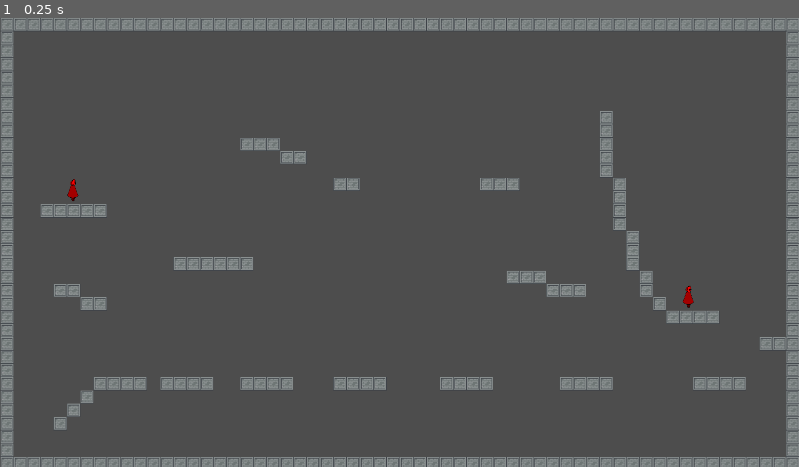
Above: before the commit, frame 1.
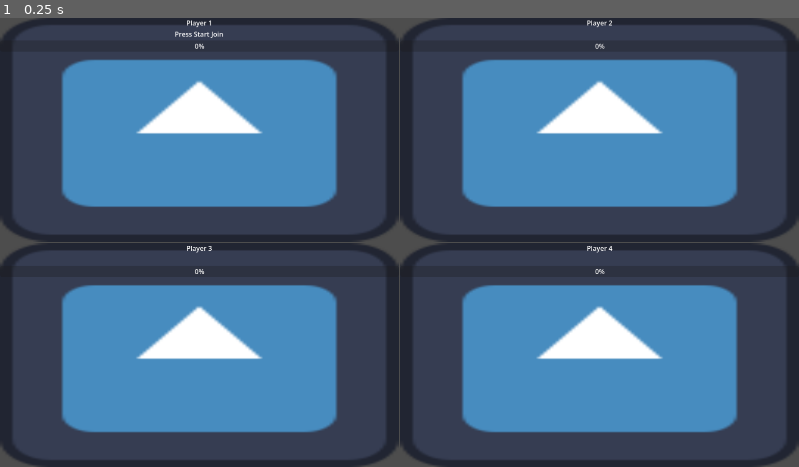
Above: after the commit, the same moment.

Repository: ozwi14/Wizard-Brawler
Game: Godot game, scene res://Levels/PlayerJoinMenu.tscn
Two runs of this game, one before a commit and one after it. Both use one fixed random seed, a clock stepped at 60 frames per second and the inputs below. Before the commit the project starts from res://Levels/Andrew Collison test level.tscn. The engine's default icon, where the game draws it, is replaced by a stand-in: a white triangle on a blue panel in a dark square.
Inputs:
- Up to frame 1 (0.25 s): no input

The runs differ from the first frame. In frame 1, 66% of the frame differs, in the area x 0-100%, y 0-100%.

Commit message:
feat: flow spell section data from menu to player

Diff:
--- a/Levels/UI/SpellSelectionBox.tscn
+++ b/Levels/UI/SpellSelectionBox.tscn
@@ -3,6 +3,15 @@
 [ext_resource type="Script" uid="uid://dbgo8ijdrqhr3" path="res://Levels/UI/spell_selection_box.gd" id="1_sdnrq"]
 
 [sub_resource type="ImageTexture" id="ImageTexture_sdnrq"]
+
+[sub_resource type="LabelSettings" id="LabelSettings_sdnrq"]
+font_color = Color(0, 0, 0, 1)
+
+[sub_resource type="LabelSettings" id="LabelSettings_3bkdw"]
+font_color = Color(0, 0, 0, 1)
+
+[sub_resource type="LabelSettings" id="LabelSettings_al67u"]
+font_color = Color(0, 0, 0, 1)
 
 [node name="SpellSelectionBox" type="Control" unique_id=1594973397]
 layout_mode = 3
@@ -52,6 +61,17 @@
 size_flags_vertical = 3
 texture = SubResource("ImageTexture_sdnrq")
 
+[node name="Label" type="Label" parent="VBoxContainer/Top Mask Box/Middle Image/ColorRect" unique_id=960884252]
+layout_mode = 1
+anchors_preset = 5
+anchor_left = 0.5
+anchor_right = 0.5
+offset_left = -0.5
+offset_right = 0.5
+offset_bottom = 23.0
+grow_horizontal = 2
+label_settings = SubResource("LabelSettings_sdnrq")
+
 [node name="Right Arrow" type="VBoxContainer" parent="VBoxContainer/Top Mask Box" unique_id=679417426]
 layout_mode = 2
 size_flags_horizontal = 3
@@ -90,6 +110,17 @@
 grow_vertical = 2
 size_flags_vertical = 3
 texture = SubResource("ImageTexture_sdnrq")
+
+[node name="Label" type="Label" parent="VBoxContainer/Middle Mask Box/Middle Image/ColorRect" unique_id=1528120095]
+layout_mode = 1
+anchors_preset = 5
+anchor_left = 0.5
+anchor_right = 0.5
+offset_left = -0.5
+offset_right = 0.5
+offset_bottom = 23.0
+grow_horizontal = 2
+label_settings = SubResource("LabelSettings_3bkdw")
 
 [node name="Right Arrow" type="VBoxContainer" parent="VBoxContainer/Middle Mask Box" unique_id=28826573]
 layout_mode = 2
@@ -130,6 +161,17 @@
 size_flags_vertical = 3
 texture = SubResource("ImageTexture_sdnrq")
 
+[node name="Label" type="Label" parent="VBoxContainer/Bottom Mask Box/Middle Image/ColorRect" unique_id=704173701]
+layout_mode = 1
+anchors_preset = 5
+anchor_left = 0.5
+anchor_right = 0.5
+offset_left = -0.5
+offset_right = 0.5
+offset_bottom = 23.0
+grow_horizontal = 2
+label_settings = SubResource("LabelSettings_al67u")
+
 [node name="Right Arrow" type="VBoxContainer" parent="VBoxContainer/Bottom Mask Box" unique_id=1796600480]
 layout_mode = 2
 size_flags_horizontal = 3
--- a/Levels/UI/player_selection_box.gd
+++ b/Levels/UI/player_selection_box.gd
@@ -16,6 +16,9 @@
 @onready var spell_selection_box: SpellSelectionBox = $"VBoxContainer/Mask Selection Outer Box/SpellSelectionBox"
 
 var ready_time_held : float = 0.0
+
+func get_player_spells() -> Array[SpellItemData]:
+	return spell_selection_box.get_spells()
 
 func _ready() -> void:
 	spell_selection_box.visible = false
--- a/Levels/UI/spell_selection_box.gd
+++ b/Levels/UI/spell_selection_box.gd
@@ -10,12 +10,21 @@
 
 @onready var top_color_rect: ColorRect = $"VBoxContainer/Top Mask Box/Middle Image/ColorRect"
 @onready var top_texture_rect: TextureRect = $"VBoxContainer/Top Mask Box/Middle Image/ColorRect/TextureRect"
+@onready var top_label: Label = $"VBoxContainer/Top Mask Box/Middle Image/ColorRect/Label"
 
 @onready var middle_color_rect: ColorRect = $"VBoxContainer/Middle Mask Box/Middle Image/ColorRect"
 @onready var middle_texture_rect: TextureRect = $"VBoxContainer/Middle Mask Box/Middle Image/ColorRect/TextureRect"
+@onready var middle_label: Label = $"VBoxContainer/Middle Mask Box/Middle Image/ColorRect/Label"
 
 @onready var bottom_color_rect: ColorRect = $"VBoxContainer/Bottom Mask Box/Middle Image/ColorRect"
 @onready var bottom_texture_rect: TextureRect = $"VBoxContainer/Bottom Mask Box/Middle Image/ColorRect/TextureRect"
+@onready var bottom_label: Label = $"VBoxContainer/Bottom Mask Box/Middle Image/ColorRect/Label"
+
+func get_spells() -> Array[SpellItemData]:
+	var spell_x : SpellItemData = possible_spells[index_top].spell_data
+	var spell_y : SpellItemData = possible_spells[index_middle].spell_data
+	var spell_b : SpellItemData = possible_spells[index_bottom].spell_data
+	return [spell_x, spell_y, spell_b]
 
 func move_left() -> void:
 	var index : int = 0
@@ -121,13 +130,16 @@
 		middle_color_rect.color.a = 0
 		bottom_color_rect.color.a = 0
 		top_texture_rect.texture = selected_spell.spell_data.icon
+		top_label.text = selected_spell.spell_data.name
 	elif current_layer_selected == 1:
 		top_color_rect.color.a = 0
 		middle_color_rect.color.a = 1
 		bottom_color_rect.color.a = 0
 		middle_texture_rect.texture = selected_spell.spell_data.icon
+		middle_label.text = selected_spell.spell_data.name
 	elif current_layer_selected == 2:
 		top_color_rect.color.a = 0
 		middle_color_rect.color.a = 0
 		bottom_color_rect.color.a = 1
 		bottom_texture_rect.texture = selected_spell.spell_data.icon
+		bottom_label.text = selected_spell.spell_data.name
--- a/Levels/player_join_menu.gd
+++ b/Levels/player_join_menu.gd
@@ -55,12 +55,15 @@
 	print("Players Joined ", players_joined)
 	print("Players Ready  ", players_ready)
 
+	GameManager.players.clear()
+
 	if players_ready == players_joined and players_ready >= 2:
 		for player_box in player_boxes:
 			if player_box.player_state == PlayerSelectionBox.PlayerSelectionState.PlayerReady:
 				var player: PlayerData = PlayerData.new()
 				player.player_id = player_box.player_id
 				player.device_id = player_box.device_id
+				player.spells = player_box.get_player_spells()
 
 				GameManager.add_players(player)
 
--- a/Player/Player.tscn
+++ b/Player/Player.tscn
@@ -1,14 +1,10 @@
 [gd_scene format=3 uid="uid://qi58sa5lb4e0"]
 
 [ext_resource type="Script" uid="uid://celkm11r6hwko" path="res://Player/player.gd" id="1_ddoul"]
-[ext_resource type="PackedScene" uid="uid://ceb4uj7hvvbih" path="res://Spells/Built Spells/potion_split.tscn" id="3_s1rgi"]
 [ext_resource type="PackedScene" uid="uid://ctq3ipqco3k2c" path="res://Player/Arrow.tscn" id="3_tok1r"]
-[ext_resource type="Texture2D" uid="uid://cchs2qra8182y" path="res://Art/Temp art/Base_Wizard.png" id="4_ddoul"]
-[ext_resource type="PackedScene" uid="uid://lsc3jn1ijr47" path="res://Spells/Spell Archetypes/spell_bolt.tscn" id="4_j23h2"]
 [ext_resource type="PackedScene" uid="uid://dvh6aduu1or74" path="res://Spells/Spell Spawners/spell_spawner.tscn" id="6_6ysni"]
-[ext_resource type="PackedScene" uid="uid://cjqjhqyjtbcfj" path="res://Spells/Built Spells/bolt_split.tscn" id="6_p7tob"]
+[ext_resource type="PackedScene" uid="uid://lw2rggchldx" path="res://Player/player_prettyness.tscn" id="7_s1rgi"]
 [ext_resource type="PackedScene" uid="uid://06powvntbqde" path="res://Components/GetPlayerDirection.tscn" id="7_vlldt"]
-[ext_resource type="PackedScene" uid="uid://lw2rggchldx" path="res://Player/player_prettyness.tscn" id="7_s1rgi"]
 
 [sub_resource type="RectangleShape2D" id="RectangleShape2D_q3lat"]
 size = Vector2(150, 158.88887)
@@ -19,7 +15,6 @@
 scale = Vector2(0.2, 0.45)
 collision_layer = 2
 script = ExtResource("1_ddoul")
-spell_array = Array[PackedScene]([ExtResource("6_p7tob"), ExtResource("3_s1rgi"), ExtResource("4_j23h2")])
 
 [node name="Movement collision" type="CollisionShape2D" parent="." unique_id=210919730]
 position = Vector2(0, -0.22222261)
--- a/Player/player.gd
+++ b/Player/player.gd
@@ -11,7 +11,6 @@
 
 var _jumps_remaining : int
 
-@export var spell_array : Array[PackedScene] = []
 @onready var player_spell_spawner = $"Arrow/Player Spell Spawner"
 @export var direction : Vector2 = Vector2.RIGHT
 
@@ -27,6 +26,7 @@
 func _ready() -> void:
 	print("Player %d exists", player_data.player_id)
 	print("Player at: ", position)
+	assert(player_data.spells.size() == 3)
 	#set players controls
 	_jumps_remaining = max_jumps
 	pass
@@ -78,7 +78,7 @@
 			was_x_pressed = true
 			if Input.get_vector("p1 left", "p1 right", "p1 up", "p1 down") != Vector2(0,0):
 				var dir = Input.get_vector("p1 left", "p1 right", "p1 up", "p1 down")
-				player_spell_spawner.spawn_children(spell_array[0],dir)
+				player_spell_spawner.spawn_children(player_data.spells[0],dir)
 	else:
 		was_x_pressed = false
 	if Input.is_joy_button_pressed(player_data.device_id, JOY_BUTTON_B):
@@ -86,7 +86,7 @@
 			was_b_pressed = true
 			if Input.get_vector("p1 left", "p1 right", "p1 up", "p1 down") != Vector2(0,0):
 				var dir = Input.get_vector("p1 left", "p1 right", "p1 up", "p1 down")
-				player_spell_spawner.spawn_children(spell_array[1],dir)
+				player_spell_spawner.spawn_children(player_data.spells[1],dir)
 	else:
 		was_b_pressed = false
 	if Input.is_joy_button_pressed(player_data.device_id, JOY_BUTTON_Y):
@@ -94,7 +94,7 @@
 			was_y_pressed = true
 			if Input.get_vector("p1 left", "p1 right", "p1 up", "p1 down") != Vector2(0,0):
 				var dir = Input.get_vector("p1 left", "p1 right", "p1 up", "p1 down")
-				player_spell_spawner.spawn_children(spell_array[2],dir)
+				player_spell_spawner.spawn_children(player_data.spells[2],dir)
 	else:
 		was_y_pressed = false
 
--- a/project.godot
+++ b/project.godot
@@ -11,7 +11,7 @@
 [application]
 
 config/name="Wizard Brawler"
-run/main_scene="uid://b2ygysseoha0o"
+run/main_scene="uid://b78ch2jkg8fdp"
 config/features=PackedStringArray("4.6", "Forward Plus")
 config/icon="res://icon.svg"
 
